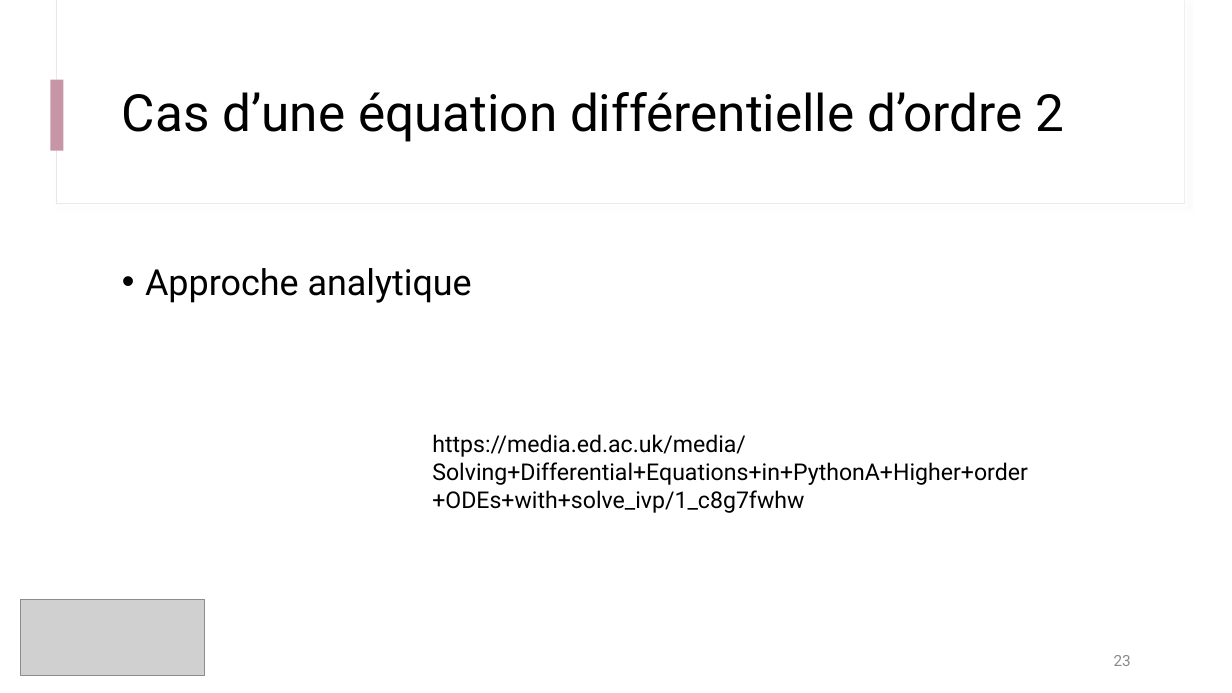
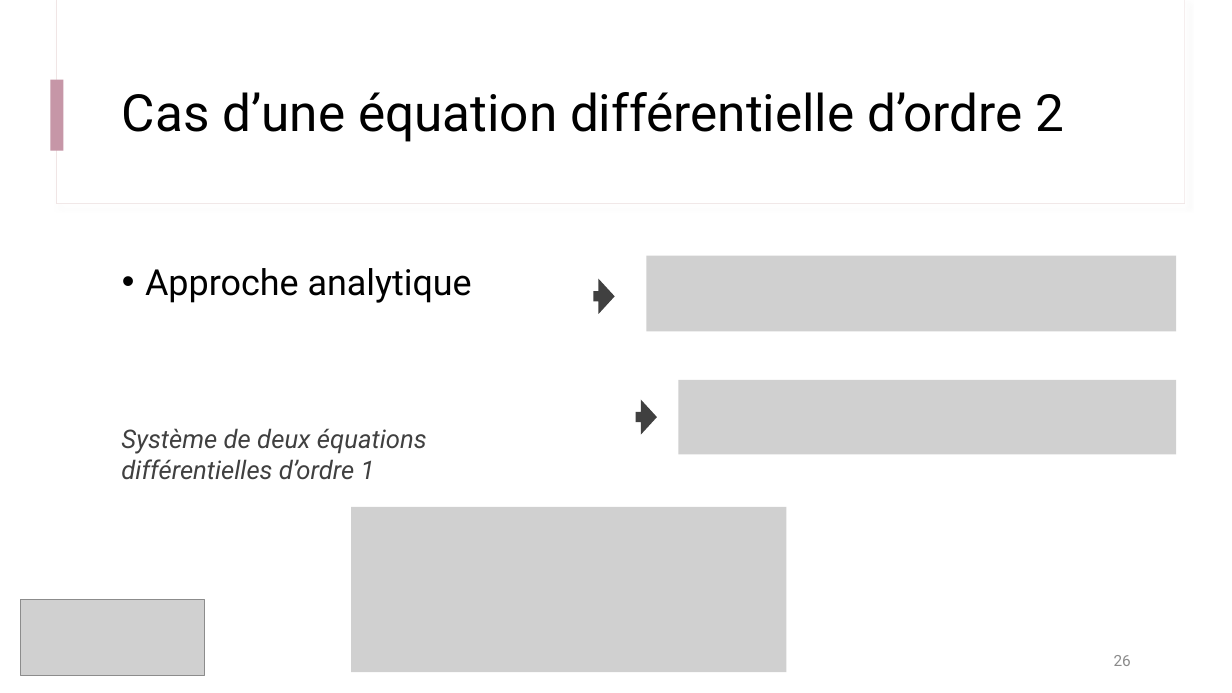
Before and after one commit to IOGS-Digital-Methods/semester-5, a slide deck: slide 26 of s5_outils_numeriques/b1_outils_numeriques/seance2_equation_diff/B1_4_b_Approche_Euler.pptx (slide 23 before the commit). Drawn at 1232x693 pixels with LibreOffice and Linux fonts; fonts in the diff are those of the drawing; grey boxes stand for pictures. Boxes give left, top, right and bottom in pixels: in the first picture for what was removed or moved away, otherwise in the second. Text is boxed around its words. In the diff, an @@ line names an element or a change of style, - is before the commit and + after.

```diff
--- a/s5_outils_numeriques/b1_outils_numeriques/seance2_equation_diff/B1_4_b_Approche_Euler.pptx
+++ b/s5_outils_numeriques/b1_outils_numeriques/seance2_equation_diff/B1_4_b_Approche_Euler.pptx
@@ picture added at box(646, 256, 1176, 332) @@
@@ right arrow added at box(593, 279, 615, 314), fill #404040 @@
@@ picture added at box(678, 380, 1177, 455) @@
@@ right arrow added at box(636, 399, 657, 434), fill #404040 @@
@@ text added at box(121, 428, 427, 480), 20 pt, text #404040, italic @@
+Système de deux équations différentielles d’ordre 1
@@ text removed at box(432, 434, 1028, 513) @@
-https://media.ed.ac.uk/media/Solving+Differential+Equations+in+PythonA+Higher+order+ODEs+with+solve_ivp/1_c8g7fwhw
@@ picture added at box(351, 507, 787, 673) @@
@@ page number at box(1114, 655, 1131, 666): text changed @@
-23
+26
```
Also in this commit, not shown: 3 other slides changed, 5 slides added, 19 other files.
